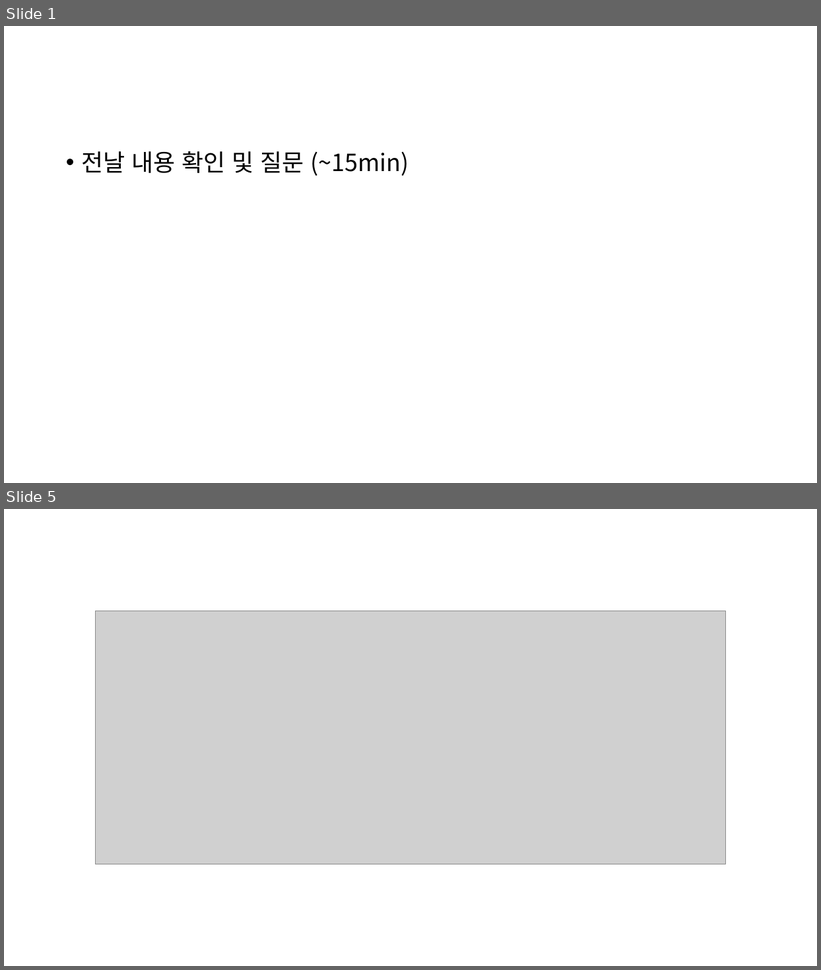
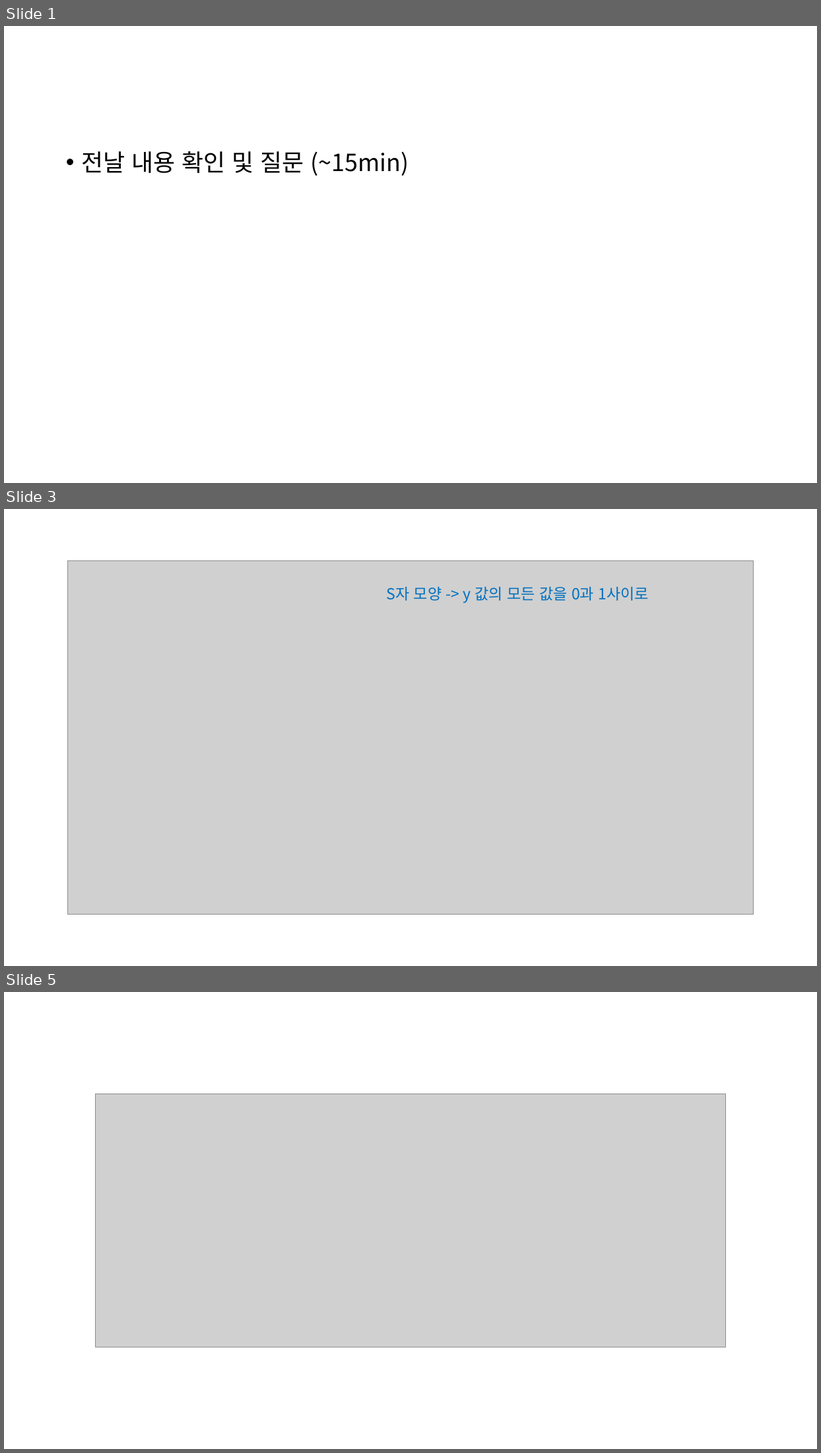
Before and after one commit to nayoung511/yeardream-DS, a slide deck: 기계학습/기계학습2일차/230808_summary.pptx. Shown one above the other, each under a label of ours: slides 1 and 5 before the commit, slides 1, 3 and 5 after it; the slides between them are not shown. The pictures are 821x970 and 821x1453 pixels, drawn with LibreOffice and Linux fonts; fonts in the diff are those of the drawing; grey boxes stand for pictures. Boxes give left, top, right and bottom in pixels: in the first picture for what was removed or moved away, otherwise in the second. Text is boxed around its words. In the diff, an @@ line names an element or a change of style, - is before the commit and + after.

```diff
--- a/기계학습/기계학습2일차/230808_summary.pptx
+++ b/기계학습/기계학습2일차/230808_summary.pptx
@@ slide 3 added at [4,509,817,966], background #FFFFFF @@
@@ picture added at [68,561,754,915] @@
@@ text added at [386,587,649,603], 18 pt, text #0070C0 @@
+S자 모양 -> y 값의 모든 값을 0과 1사이로
```
Also in this commit, not shown: 3 other slides added, 4 slides removed, 2 other files.
